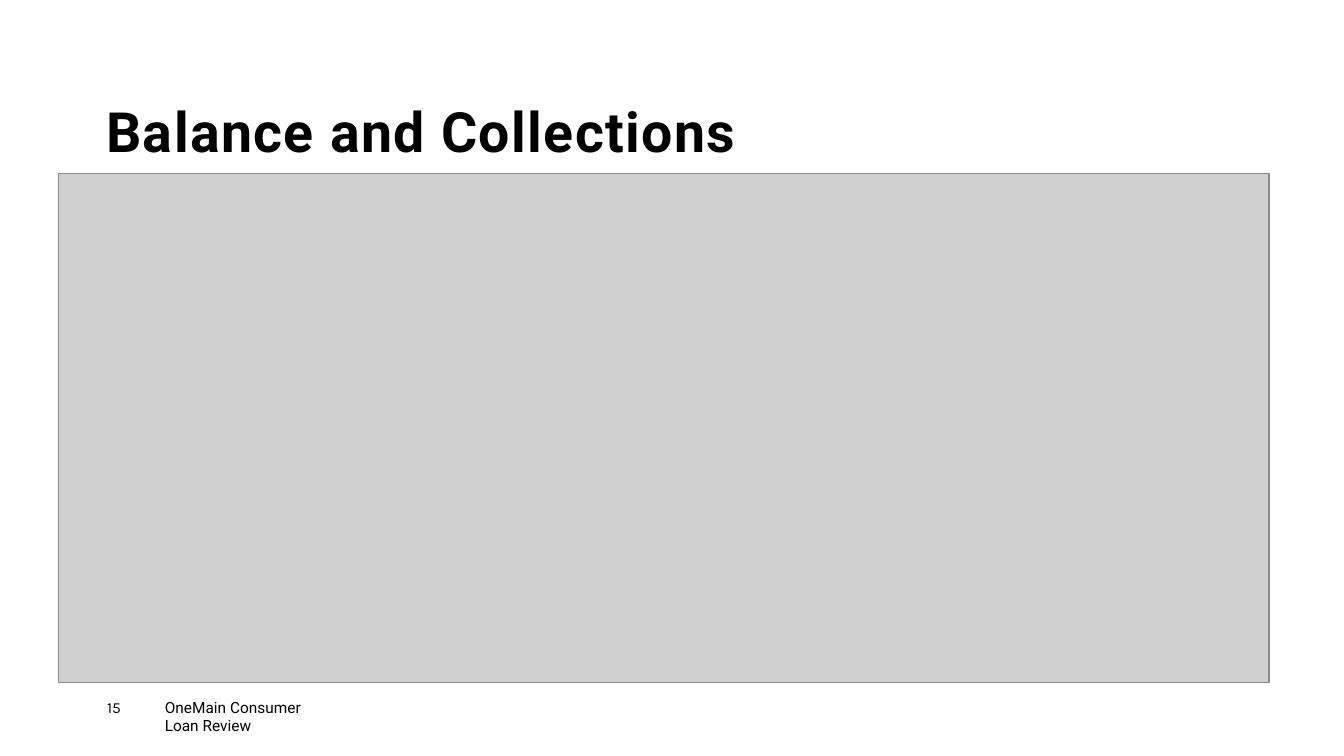
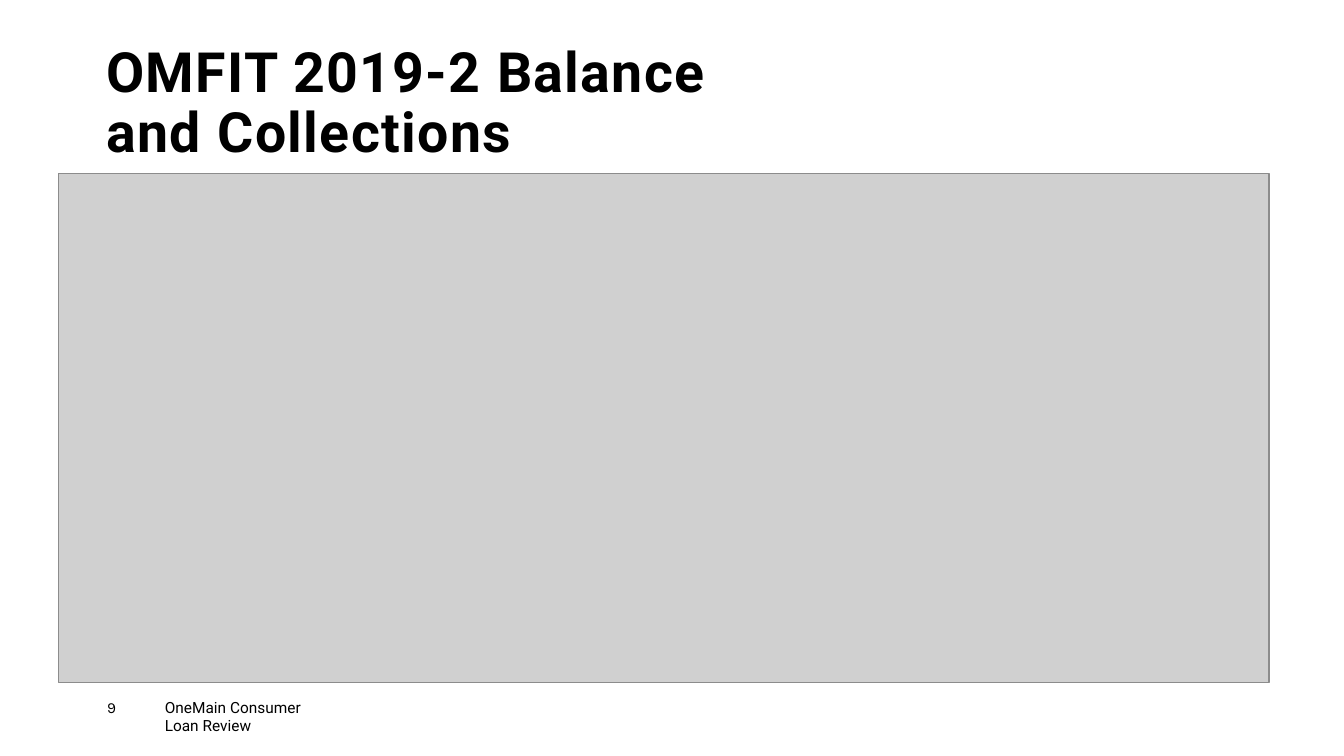
Before and after one commit to msimons4/consumer_loan_analysis, a slide deck: slide 9 of Consumer Loan Securitization Review.pptx (slide 15 before the commit). Drawn at 1344x756 pixels with LibreOffice and Linux fonts; fonts in the diff are those of the drawing; grey boxes stand for pictures. Boxes give left, top, right and bottom in pixels: in the first picture for what was removed or moved away, otherwise in the second. Text is boxed around its words. In the diff, an @@ line names an element or a change of style, - is before the commit and + after.

```diff
--- a/Consumer Loan Securitization Review.pptx
+++ b/Consumer Loan Securitization Review.pptx
@@ title at (106,50,704,153): text changed @@
-Balance and Collections
+OMFIT 2019-2 Balance and Collections
@@ page number at (107,703,116,713): text changed @@
-15
+9
```
Also in this commit, not shown: 4 other slides changed, 5 slides added, 3 other files.
